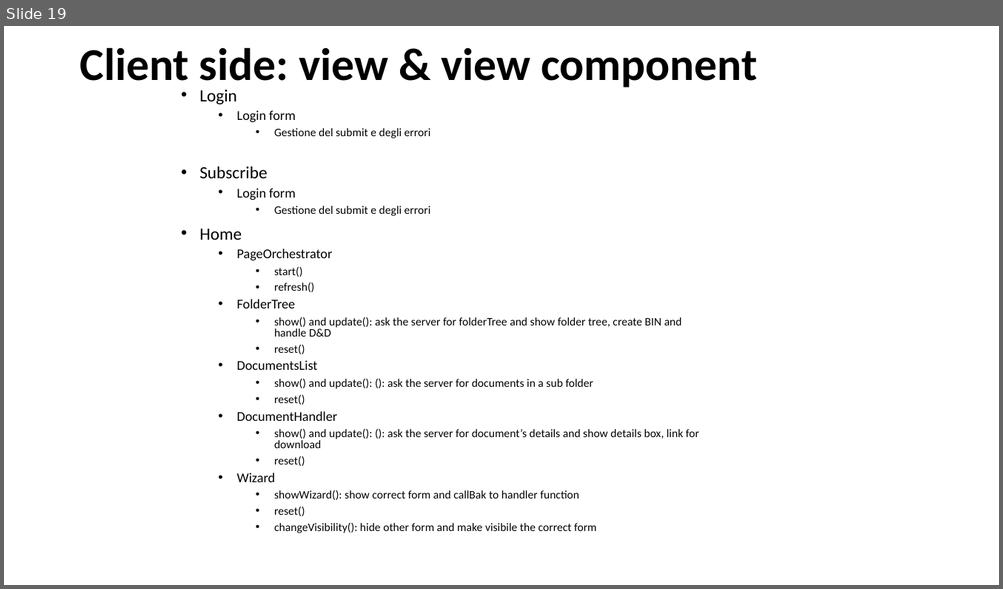
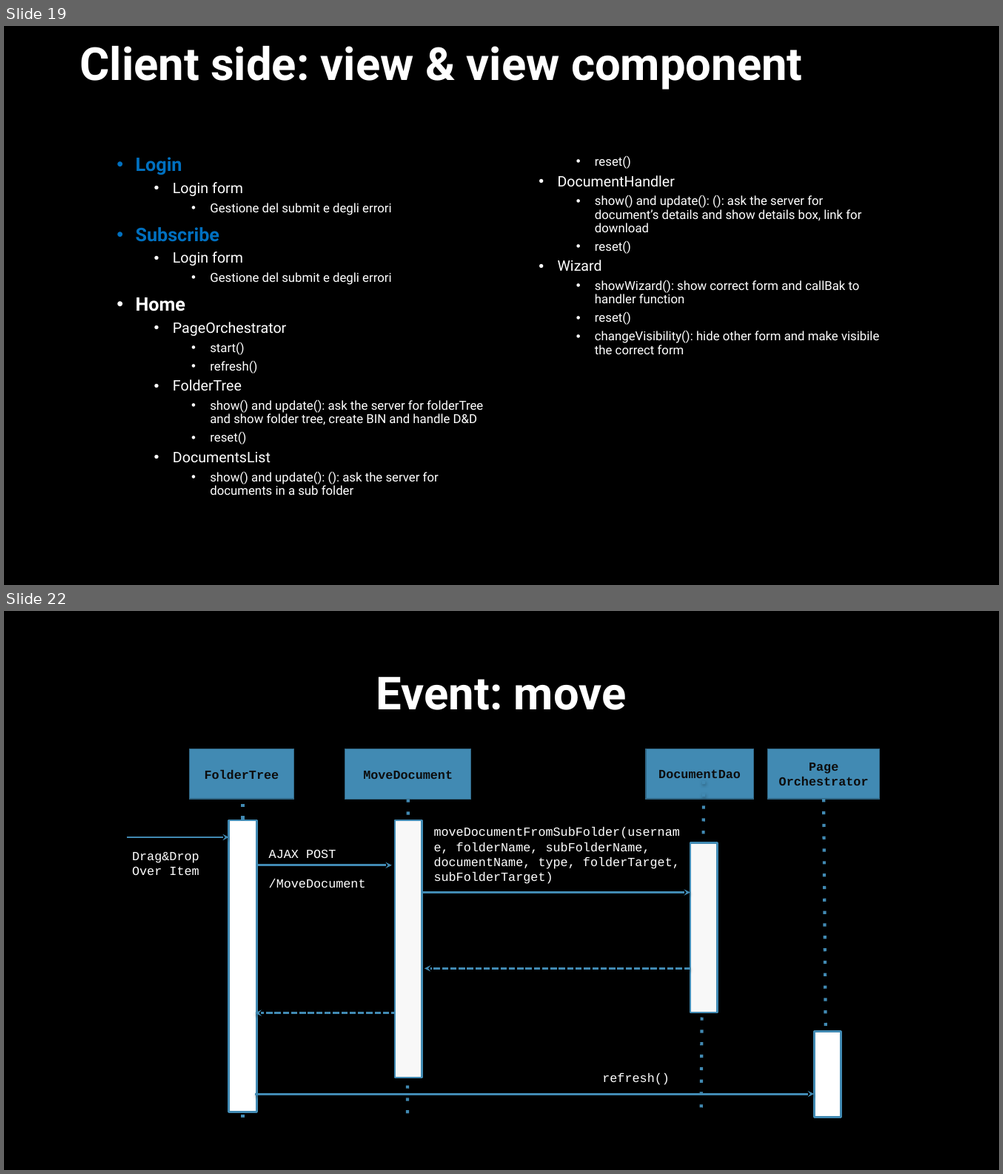
Before and after one commit to lorenzofranze/TIW2022-DocumentManager, a slide deck: deliveries/documentManager.pptx. Shown one above the other, each under a label of ours: slide 19 before the commit, slides 19 and 22 after it; the slides between them are not shown. The pictures are 1003x589 and 1003x1174 pixels, drawn with LibreOffice and Linux fonts; fonts in the diff are those of the drawing. Boxes give left, top, right and bottom in pixels: in the first picture for what was removed or moved away, otherwise in the second. Text is boxed around its words. In the diff, an @@ line names an element or a change of style, - is before the commit and + after.

```diff
--- a/deliveries/documentManager.pptx
+++ b/deliveries/documentManager.pptx
@@ slide 22 added at box(4, 611, 999, 1170), background #000000 @@
@@ title added at box(376, 677, 626, 710), 44 pt, text #FFFFFF, bold @@
+Event: move
@@ group added at box(126, 749, 880, 1125): 8 rectangles, 6 arrows, 4 lines, 4 texts @@
+MoveDocument
+DocumentDao
+moveDocumentFromSubFolder(username, folderName, subFolderName, documentName, type, folderTarget, subFolderTarget)
+Page
+Orchestrator
+FolderTree
+Drag&Drop
+Over Item
+refresh()
+AJAX POST
+/MoveDocument
@@ slide 19 changed as well @@
@@ background #FFFFFF to #000000 @@
@@ title "Client side: view & view ..." at box(79, 45, 802, 90): font Calibri to Roboto, text colour #000000 to #FFFFFF @@
@@ text "Login": place and size @@
-text "Login" at box(199, 90, 699, 534)
+text "Login" at box(136, 156, 879, 495)
@@ text "Login" at box(136, 156, 879, 495): size 16.6 to 18 pt, bold on in "Login", "Subscribe", "Home"; font Calibri to Roboto, text colour #000000 to #FFFFFF; text colour #000000 to #0070C0 in "Login", "Subscribe"; size 12.9 to 14 pt in "Login form", "Login form", "PageOrchestrator", "FolderTree" and 3 more places; size 11.1 to 12 pt in "Gestione del submit e degli errori", "Gestione del submit e degli errori", "start()", "refresh()" and 9 more places; line spacing 0.8 to 0.9; columns 1 to 2 @@
```
Also in this commit, not shown: 17 other slides changed, 5 other slides added, 7 slides removed.
